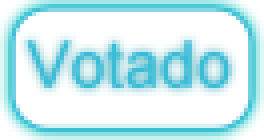
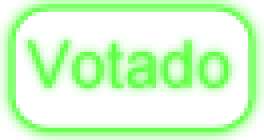
Layers edited between the first and the second (264, 140) image:
added layer "Shape 1 copy" above "Shape 1" over 12, 8, 252, 128
hid "Shape 1" over 12, 8, 252, 128
